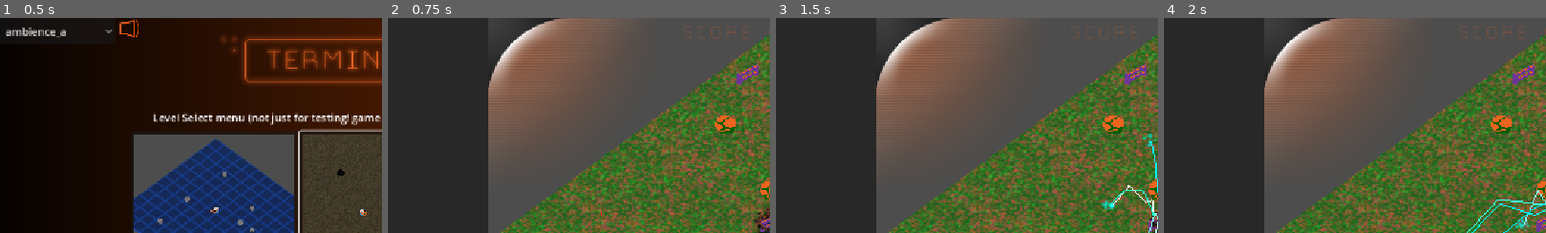
Above: before the commit, frames 1-4 (left to right).
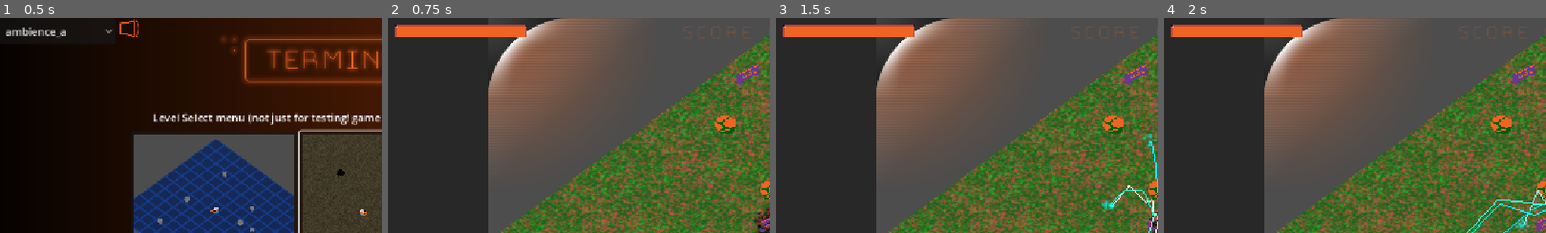
Above: after the commit, the same moments.

Repository: Gamkedo/terminus-2k28
Game: Godot game, scene res://level_menu.tscn
Two runs of this game, one before a commit and one after it. Both use one fixed random seed, a clock stepped at 60 frames per second and the inputs below.
Inputs (mouse positions are % of the whole screen's width and height, from its top left):
- Up to frame 1 (0.5 s): no input
- Up to frame 2 (0.75 s): click (28, 46) at 0.5 s
- Up to frame 3 (1.5 s): tap Enter at 1.25 s; move the mouse to (72, 45) at 1.27 s; press the mouse at (72, 45) at 1.28 s; hold D (walk_right) from 1.28 s (still down)
- Up to frame 4 (2 s): keep holding D (walk_right)
The pictures show only the part of the screen within x 0-50%, y 0-50%; the shares and areas given below are measured in that part.

Frame 1 is identical in both runs. In frame 2, 2.0% of the frame differs, in the area x 1-37%, y 3-9%; in frame 3, 2.0%; in frame 4, 2.0%.

Commit message:
Add health bar

Diff:
--- /dev/null
+++ b/Scenes - UI/health_bar.gd
@@ -0,0 +1,50 @@
+extends Control
+
+const FLASH_COLOR = Color(3, 3, 3, 1)
+
+
+@onready var background: Control = $Background
+@onready var active_bar: Control = $ActiveBar
+@onready var hurt_particles: GPUParticles2D = $HurtParticles
+
+@export var tween_seconds: float = 0.2
+@export var growth_on_flash: float = 1.1
+
+var width_ratio: float
+var tween: Tween
+var cur_value: float
+
+func _ready() -> void:
+	var p: Player = GameGlobal.player_ref
+	p.health_reduced.connect(_on_health_lost)
+	p.health_gained.connect(_on_health_added)
+	width_ratio = size.x / p.health_max
+	cur_value = p.health_current
+	hurt_particles.emitting = false
+	hurt_particles.one_shot = true
+	_set_displayed_value.call_deferred(cur_value)
+
+func _on_health_added(_v: float) -> void:
+	_tween_to_value(GameGlobal.player_ref.health_current, true)
+
+func _on_health_lost(_v: float) -> void:
+	_tween_to_value(GameGlobal.player_ref.health_current, true)
+	hurt_particles.restart()
+
+func _tween_to_value(v: float, flash = false) -> void:
+	if tween and tween.is_running():
+		tween.stop()
+	tween = create_tween()
+	tween.tween_method(_set_displayed_value, cur_value, v, tween_seconds)
+	if flash:
+		modulate = FLASH_COLOR
+		offset_transform_scale = Vector2.ONE * growth_on_flash
+		tween.parallel().tween_property(self, "modulate", Color.WHITE, tween_seconds)
+		tween.parallel().tween_property(self, "offset_transform_scale", Vector2.ONE, tween_seconds)
+
+func _set_displayed_value(v: float) -> void:
+	var max_health := GameGlobal.player_ref.health_max
+	background.size.x = width_ratio * max_health
+	active_bar.size.x = background.size.x * v / max_health
+	hurt_particles.position.x = active_bar.size.x
+	cur_value = v
--- /dev/null
+++ b/Scenes - UI/health_bar.tscn
@@ -0,0 +1,93 @@
+[gd_scene format=3 uid="uid://bbwrgwjsa0gt1"]
+
+[ext_resource type="Texture2D" uid="uid://nfalh3buwqgw" path="res://Sprites/color_palette.png" id="1_3rrqc"]
+[ext_resource type="Script" uid="uid://bxgr7kpxwq7yl" path="res://Scenes - UI/health_bar.gd" id="1_t8w3l"]
+[ext_resource type="Texture2D" uid="uid://kyehpuv7x16r" path="res://Sprites/health_bar_9slice.png" id="2_t1t4p"]
+
+[sub_resource type="Gradient" id="Gradient_t8w3l"]
+offsets = PackedFloat32Array(0, 0.9518072, 1)
+colors = PackedColorArray(1.7129971, 0.74174297, 0.2735844, 1, 0.7490196, 0.2509804, 0.2509804, 0.5882353, 0.7490196, 0.2509804, 0.2509804, 0)
+
+[sub_resource type="GradientTexture2D" id="GradientTexture2D_l7t1d"]
+gradient = SubResource("Gradient_t8w3l")
+width = 8
+height = 8
+use_hdr = true
+fill = 1
+fill_from = Vector2(0.5, 0.5)
+fill_to = Vector2(1, 0.5)
+
+[sub_resource type="Curve" id="Curve_t1t4p"]
+_data = [Vector2(0, 1), 0.0, 0.0, 0, 0, Vector2(1, 0), 0.0, 0.0, 0, 0]
+point_count = 2
+
+[sub_resource type="CurveTexture" id="CurveTexture_2q6gc"]
+curve = SubResource("Curve_t1t4p")
+
+[sub_resource type="ParticleProcessMaterial" id="ParticleProcessMaterial_iynve"]
+particle_flag_disable_z = true
+emission_shape_scale = Vector3(1, 25, 1)
+emission_shape = 3
+emission_box_extents = Vector3(1, 1, 1)
+spread = 90.0
+initial_velocity_min = 10.0
+initial_velocity_max = 100.0
+gravity = Vector3(0, 600, 0)
+scale_min = 0.19999999
+scale_max = 0.5
+scale_curve = SubResource("CurveTexture_2q6gc")
+
+[node name="HealthBar" type="Control" unique_id=1933614406]
+custom_minimum_size = Vector2(200, 20)
+layout_mode = 3
+anchors_preset = 0
+script = ExtResource("1_t8w3l")
+
+[node name="Background" type="ColorRect" parent="." unique_id=221469782]
+custom_minimum_size = Vector2(0, 3)
+layout_mode = 1
+anchors_preset = 14
+anchor_top = 0.5
+anchor_right = 1.0
+anchor_bottom = 0.5
+grow_horizontal = 2
+grow_vertical = 2
+color = Color(0.2, 0.067999996, 0.067999996, 1)
+
+[node name="Background2" type="ColorRect" parent="Background" unique_id=898421950]
+layout_mode = 1
+anchors_preset = -1
+anchor_right = 1.0
+anchor_bottom = 1.0
+offset_left = 1.0
+offset_top = 1.0
+offset_right = -1.0
+offset_bottom = -1.0
+grow_horizontal = 2
+grow_vertical = 2
+color = Color(0.7490196, 0.2509804, 0.2509804, 1)
+
+[node name="ActiveBar" type="NinePatchRect" parent="." unique_id=1577193348]
+texture_filter = 1
+layout_mode = 1
+anchors_preset = 9
+anchor_bottom = 1.0
+offset_right = 100.0
+grow_vertical = 2
+texture = ExtResource("2_t1t4p")
+patch_margin_left = 6
+patch_margin_top = 6
+patch_margin_right = 6
+patch_margin_bottom = 6
+
+[node name="HurtParticles" type="GPUParticles2D" parent="." unique_id=1158930106]
+position = Vector2(103, 26)
+amount = 30
+texture = SubResource("GradientTexture2D_l7t1d")
+explosiveness = 1.0
+process_material = SubResource("ParticleProcessMaterial_iynve")
+
+[node name="ColorPalette" type="Sprite2D" parent="." unique_id=941139302]
+visible = false
+position = Vector2(183, 75)
+texture = ExtResource("1_3rrqc")
--- a/Scenes - UI/scoreGUI.tscn
+++ b/Scenes - UI/scoreGUI.tscn
@@ -2,6 +2,7 @@
 
 [ext_resource type="LabelSettings" uid="uid://7mc5uw7y6vnf" path="res://Scenes - UI/score-label-settings.tres" id="1_m3c8p"]
 [ext_resource type="Script" uid="uid://cdodu5og8y0t" path="res://Scripts/menus/score_gui.gd" id="1_t025o"]
+[ext_resource type="PackedScene" uid="uid://bbwrgwjsa0gt1" path="res://Scenes - UI/health_bar.tscn" id="3_ljt6p"]
 
 [node name="ScoreGUI" type="Control" unique_id=121658769]
 layout_mode = 3
@@ -71,3 +72,7 @@
 text = "x42 combo"
 label_settings = ExtResource("1_m3c8p")
 horizontal_alignment = 2
+
+[node name="HealthBar" parent="CanvasLayer" unique_id=1933614406 instance=ExtResource("3_ljt6p")]
+offset_transform_enabled = true
+offset_transform_position = Vector2(10, 10)
Not shown, added: Scenes - UI/health_bar.gd.uid
Binary file added: Source Art or Audio (blend, psd, aup etc)/health_bar_9slice.aseprite
Binary file added: Sprites/health_bar_9slice.png
Not shown, added: Sprites/health_bar_9slice.png.import
Binary file added: palette.aseprite
